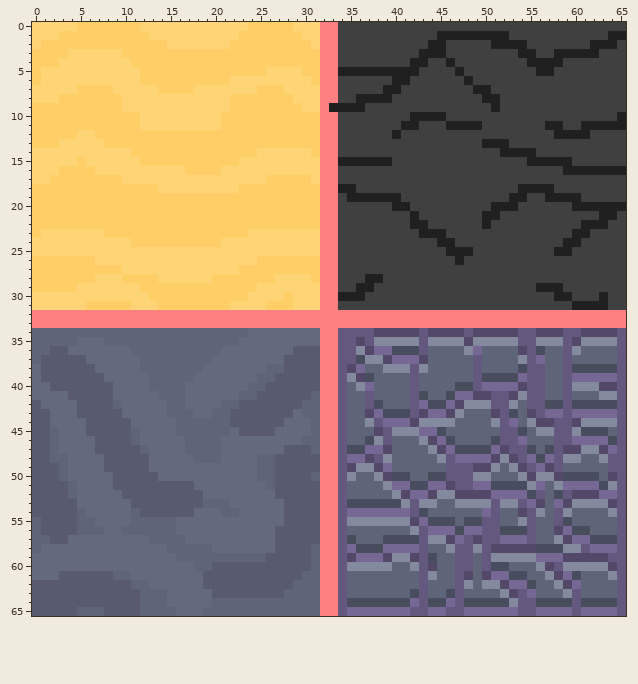
Edited in one commit: sprite sheet (background/images/back_neatth.png). This is how it looked before the edit.
The file is 66x66 pixels. Colours within 5 levels of each other are drawn and written as one.
The same view after the edit:
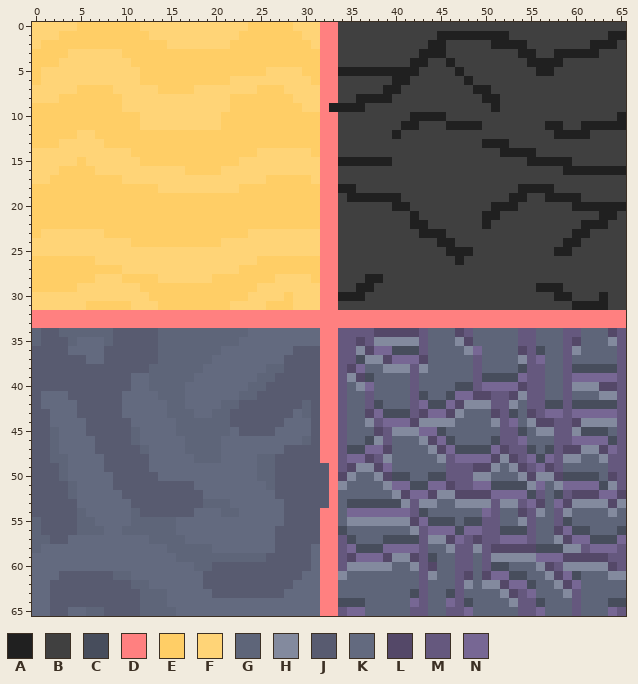
Palette (. is transparent): A #202020  B #404040  C #474d5c  D #ff8080  E #ffce66  F #ffd477  G #5e6579  H #838a9e  J #585b70  K #636a7f  L #544868  M #65587e  N #776794
The edit:
@@ x 0..65 @@
 33 DDDDDDDDDDDDDDDDDDDDDDDDDDDDDDDDDDDDDDDDDDDDDDDDDDDDDDDDDDDDDDDDDD
-34 GGGGGGGGGGGGGGGGGGGGGGGGKKKKKKKKDDMMMMLLLLLMLLLLMLLLLLMMLLLMMLLLLM
-35 GGGGGKKKGGGGGGGGGGGGGGGKKKKKKKKKDDMMLMHHHHHMHHHHLHHHHHMMHHHMLHHHHM
-36 GGJJKKKKKKKGGGGGGGGGGKKKKKKKKJJJDDMMHLNNCCCMGGGGHNGGGGLMCGGMHGGGGM
-37 GJJJJJKKKKKKGGGGGGGGKKKKKKKKJJJJDDMMCHHLNNNLGGGGGMGGGGHMNGGMGGGGGM
-38 KJJJJJJKKKKKGGGGGGGKKKKKKKGGJJJJDDMLNGGHHHMHGGGGGMGGGGCMMGGMCCCCCM
-39 KJJJJJJJKKKKKGGGGGKKKKKKKGGJJJJJDDMHLCGGGGMGGGGGGMCCCCNMMGGMNNNNNM
-40 KKJJJJJJJKKKKGGGGKKKKKKKGGJJJJJJDDMGHNGGGGMGGGGCCMNNNNLMMGGMHHHLLM
-41 KKKKJJJJJKKKKKGGGKKKKKKGGJJJJJJGDDMGGMGGGGMCGGCNNLLMMLHMMGGMGGGHHM
-42 JKKKKJJJJGKKKKKGGKKKKGGJJJJJJJGGDDMGGMCGGGMNCCNLHHHMMHGMMCCMCCCCCM
-43 JJKKKJJJJJKKKKKGGGKKGGJJJJJJJKGGDDMGGLNCCCMLNNLHGGGLMCGLMNNMNNNNNM
-44 JJKKKKJJJJJKKKKKGGGGGGJJJJJJKKKGDDMGGHMNNNLHHHHGGGGHMNGHLLMMLHHHHM
-45 JJGKKKJJJJJGKKKKGGGGGGKJJJJKKKKGDDMGGGLMHHHNNCGGGGGGMMCGHHMMHCCCGM
-46 JJGKKKKJJJJGKKKKKGGGGKKKKKKKKKGGDDMGGCHMGGGHLNCGGGGCMMNGGGMMNNNNCM
-47 JJGKKKKJJJJJGKKKKGGGGKKKKKKKJJJGDDMCCNNLGGGGHLNCCCCNLMMCGCMLLHHLNM
+34 GJJGGGGGGJJJJJGGGGGGGGGGKKKKKKKKDDMMMMLLLLLMGGGLMGGGGGMMGGGMMGGGLM
+35 GJJJGKKKGJJJJJGGGGGGGGGKKKKKKKKKDDMMLMHHHHHMGGGHLGGGGGMMGGGMLGGGHM
+36 JJJJKKKKJJJJJJGGGGGGGKKKKKKKKJJJDDMMHLNNCCCMGGGGHNGGGGLMCGGMHGGGGM
+37 JJJJJJKKJJJJJJGGGGGGKKKKKKKKJJJJDDMMCHHLNNNLGGGGGMGGGGHMNGGMGGGGGM
+38 JJJJJJJJJJJJJGGGGGGKKKKKKKGGJJJJDDMLNGGHHHMHGGGGGMGGGGCMMGGMCCCCCM
+39 JJJJJJJJJJJKKGGGGGKKKKKKKGGJJJJJDDMHLCGGGGMGGGGGGMCCCCNMMGGMNNNNNM
+40 JJJJJJJJJJJKKGGGGKKKKKKKGGJJJJJJDDMGHNGGGGMGGGGCCMNNNNLMMGGMHHHLLM
+41 JKKKJJJJJJKKKKGGGKKKKKKGGJJJJJJJDDMGGMGGGGMCGGCNNLLMMLHMMGGMGGGHHM
+42 JKKKKJJJJJKKKKKGGKKKKGGJJJJJJJGJDDMGGMCGGGMNCCNLHHHMMHGMMCCMCCCCCM
+43 JJKKKJJJJJKKKKKGGGKKGGJJJJJJJKGJDDMGGLNCCCMLNNLHGGGLMCGLMNNMNNNNNM
+44 JJKKKKJJJJJKKKKKGGGGGGJJJJJJKKKJDDMGGHMNNNLHHHHGGGGHMNGHLLMMLHHHHM
+45 JJGKKKJJJJJGKKKKGGGGGGKJJJJKKKKJDDMGGGLMHHHNNCGGGGGGMMCGHHMMHCCCGM
+46 JJGKKKKJJJJGKKKKKGGGGKKKKKKKKKGJDDMGGCHMGGGHLNCGGGGCMMNGGGMMNNNNCM
+47 JJGKKKKJJJJJGKKKKGGGGKKKKKKKJJJJDDMCCNNLGGGGHLNCCCCNLMMCGCMLLHHLNM
 48 JJGGKKKKJJJJJKKKKKGGGKKKKGGJJJJJDDMNNLMHGGGGGHMNNNNLHLMNCNMHHGGHMM
-49 JJJGKKKKJJJJJKKKKKKKKKKKKGGJJJJJDDMLHHLNGGGGGGMMMLLHGHLMNLMGGGGGMM
-50 JJJGKKKKKJJJJJKKKKKKKKKKKGGJJJJGDDMHGGHLCCGGCCMMMHHGGGHLHHLCCCCGLM
-51 JJJJGKKKKJJJJJJJJJKKKKKKKKGJJJJJDDMGGGGHNNCCNNLMMNNCCCCHNGHNNNNCHM
-52 JJJJGKKKKKJJJJJJJJJKKKKKKKKJJJJJDDMGGGGGHLNNLHHLLLLNNNNCMGCMLLLNNM
-53 JJJJJKKKKKKJJJJJJJJGGGKKKKKKJJJJDDMCCCCCCHMHHGGHHHHMHHMNLGNLHHHHLM
-54 JJJJJGKKKKKGJJJJJJKKKGGKKKKKJJJJDDMNNNNNNNMCGGGGGGNMGGLMHGMHGGGGHM
-55 GJJJJGGKKKKGGGGGKKKKKKKKKKKKJJJJDDMHHHHHHHLNCCCGCCMMGGHMGGMCGGGGGM
-56 GJJJJGGGKKGGGGGGKKKKKKKKKKKJJJJJDDMGGGGGGGHMNNNCNNMMCCCMGGLNCCGGGM
-57 GGJJKKKKKKKKKGGGGKKKKKKKKKKJJJJJDDMCGGGCCCCMHHLNMLMMNNNMGGHLNNCCCM
-58 GKKKKKKKKKKKKKKGGGGGKKKKKKKJJJJGDDMNCCCNNNNMGGHMMHMLLLLLCCCHHMNNNM
-59 KKKKKKKKKKKKKKKKGGGGGGGGGGJJJJJGDDMLNNNLHHLMCGGMMGMHHHHHNNNLLLLLMM
-60 KKKKKKKKKKKKKKKKKKGGJJJJJJJJJJJGDDMHHHHHGGHMLGGMMGMCCGGGHLMHHHHHLM
-61 KKKJJJJJJGGKKKKKKKKJJJJJJJJJJJGGDDMGGGGGGGGMHGGMLGLNNCCGGHLNCGGGHM
-62 JJJJJJJJJJJGGKKKKKKJJJJJJJJJJGGGDDMGGGGGGGGMGGGMHGHHLNNCGGHLNGGGGM
-63 JJJJJJJJJJJJGGGKKKKKJJJJJJJJGGGGDDMGGGGGGGCMGGCMGGGGHLMNGGGHMGGGGM
-64 JJJJJJJJJJJJGGGKKKKKGGGGGGGGGGGGDDMCCCCCCCNMCCNMCCCCCHMMCCCCMCCCCM
-65 JJJJJGGGJJJJGGGGKKKGGGGGGGGGGGGGDDMNNNNNNNMMNNMMNNNNNNMMNNNNMNNNNM
+49 JJJGKKKKJJJJJKKKKKKKKKKKKGGJJJJJJDMLHHLNGGGGGGMMMLLHGHLMNLMGGGGGMM
+50 JJJGKKKKKJJJJJKKKKKKKKKKKGGJJJJJJDLHGGHLCCGGCCMMMHHGGGHLHHLCCCCGLM
+51 JJJJGKKKKJJJJJJJJJKKKKKKKKGJJJJJJDHGGGGHNNCCNNLMMNNCCCCHNGHNNNNCHM
+52 JJJJGKKKKKJJJJJJJJJKKKKKKKKJJJJJJDGGGGGGHLNNLHHLLLLNNNNCMGCMLLLNNL
+53 JJJJJKKKKKKJJJJJJJJGGGKKKKKKJJJJJDGCCCCCCHMHHGGHHHHMHHMNLGNLHHHHLH
+54 JJJJJGKKKKKGJJJJJJKKKGGKKKKKJJJJDDGNNNNNNNMCGGGGGGNMGGLMHGMHGGGGHG
+55 GJJJJGGKKKKGGGGGKKKKKKKKKKKKJJJJDDGHHHHHHHLNCCCGCCMMGGHMGGMCGGGGGG
+56 GJJJJGGGKKGGGGGGKKKKKKKKKKKJJJJJDDCGGGGGGGHMNNNCNNMMCCCMGGLNCCGGGC
+57 GGJJKKKKKKKKKGGGGKKKKKKKKKKJJJJJDDMCGGGCCCCMHHLNMLMMNNNMGGHLNNCCCN
+58 GKKKKKKKKKKKKKKGGGGGKKKKKKKJJJJKDDMNCCCNNNNMGGHMMHMLLLLLCCCHHMNNNM
+59 KKKKKKKKKKKKKKKKGGGGGGGGGGJJJJJKDDMLNNNLHHLMCGGMMGMHHHHHNNNLLLLLMM
+60 KKKKKKKKKKKKKKKKKKGGJJJJJJJJJJJKDDMHHHHHGGHMLGGMMGMCCGGGHLMHHHHHLM
+61 KKKJJJJJJGGKKKKKKKKJJJJJJJJJJJKKDDHGGGGGGGGMHGGMLGLNNCCGGHLNCGGGHH
+62 KKJJJJJJJJJGGKKKKKKJJJJJJJJJJKKKDDGGGGGGGGGMGGGMHGHHLNNCGGHLNGGGGG
+63 KKJJJJJJJJJJGGGKKKKKJJJJJJJJKKKKDDGGGGGGGGCMGGCMGGGGHLMNGGGHMGGGGG
+64 KKJJJJJJJJJJGGGKKKKKKKKKKKKKKKKKDDCCCGGGGGNMGGNMCGGGGHMMCGGGMGGGCC
+65 KKJJKKGGJJJJGGGGKKKKKKKKKKKKKKKKDDMNNGGGGGMMGGMMNGGGGGMMNGGGMGGGNM
Pixel boxes of the changes (left, top, right, bottom) in both pictures:
changed: (32, 328, 158, 409)
changed: (428, 328, 608, 346)
changed: (203, 391, 518, 616)
changed: (545, 490, 626, 616)
changed: (32, 580, 86, 616)
